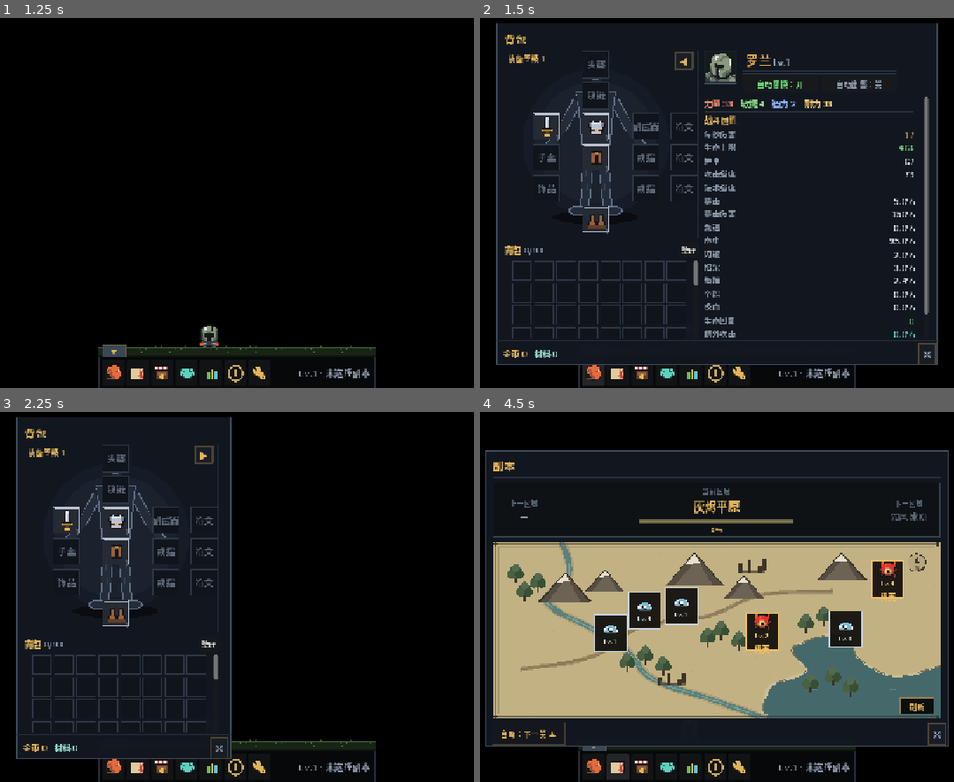
Above: before the commit, frames 1-4 (two rows, left to right).
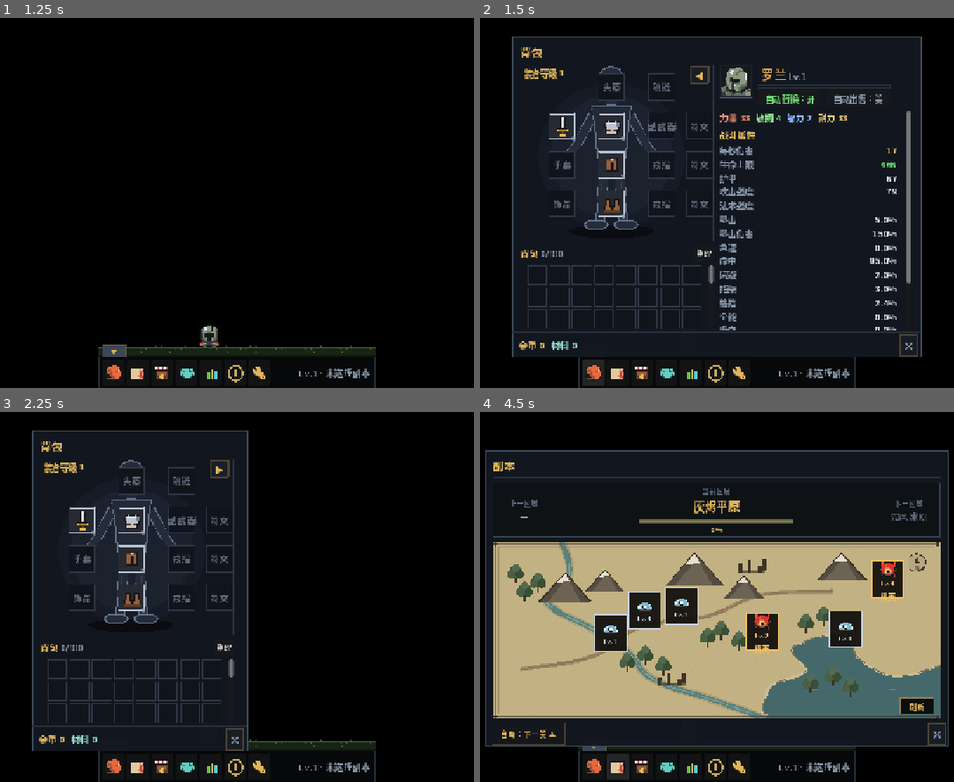
Above: after the commit, the same moments.

Repository: 958582184-dotcom/KeepForward
Game: Godot game, scene res://scenes/main.tscn
Same seed, same stepped clock (60 frames per second), same inputs: the game is played once before the commit and once after it.
Inputs (mouse positions are in pixels of both pictures, inside the frame that each line leads up to):
- Up to frame 1 (1.25 s): click "开始旅程" at 0.5 s
- Up to frame 2 (1.5 s): click (593, 373) at 1.27 s
- Up to frame 3 (2.25 s): click "◀" at 2 s
- Up to frame 4 (4.5 s): click "▶" at 2.75 s; click "整理" at 3.5 s; click (617, 767) at 4.27 s

Frame 1 is identical in both runs. In frame 2, 24% of the frame differs, in the area x 3-97%, y 1-94%; in frame 3, 16%; in frame 4, nothing differs.

Commit message:
Compact equipment layout and enlarge info text

Diff:
--- a/src/core/data.gd
+++ b/src/core/data.gd
@@ -2,7 +2,7 @@
 extends RefCounted
 
 const TITLE := "余烬行者"
-const VERSION := "0.41.0"
+const VERSION := "0.42.0"
 const SAVE_PATH := "user://ember_walker_save.json"
 const INVENTORY_SIZE := 100
 const MAX_LEVEL := 60
--- a/src/ui/item_slot.gd
+++ b/src/ui/item_slot.gd
@@ -44,19 +44,19 @@
 	_icon.texture_filter = CanvasItem.TEXTURE_FILTER_NEAREST
 	add_child(_icon)
 
-	_empty = UiKit.label("", 12, UiKit.COL_DIM)
+	_empty = UiKit.label("", 13, UiKit.COL_DIM)
 	_empty.mouse_filter = Control.MOUSE_FILTER_IGNORE
 	_empty.horizontal_alignment = HORIZONTAL_ALIGNMENT_CENTER
 	_empty.vertical_alignment = VERTICAL_ALIGNMENT_CENTER
 	_empty.set_anchors_and_offsets_preset(Control.PRESET_FULL_RECT)
 	add_child(_empty)
 
-	_ilvl = UiKit.label("", 10, UiKit.COL_MUTED)
+	_ilvl = UiKit.label("", 11, UiKit.COL_MUTED)
 	_ilvl.mouse_filter = Control.MOUSE_FILTER_IGNORE
 	_ilvl.horizontal_alignment = HORIZONTAL_ALIGNMENT_RIGHT
 	add_child(_ilvl)
 
-	_lock = UiKit.label("锁", 9, UiKit.COL_GOLD)
+	_lock = UiKit.label("锁", 10, UiKit.COL_GOLD)
 	_lock.mouse_filter = Control.MOUSE_FILTER_IGNORE
 	_lock.visible = false
 	add_child(_lock)
--- a/src/ui/paper_doll.gd
+++ b/src/ui/paper_doll.gd
@@ -3,7 +3,7 @@
 
 
 func _ready() -> void:
-	custom_minimum_size = Vector2(350, 340)
+	custom_minimum_size = Vector2(350, 320)
 	mouse_filter = Control.MOUSE_FILTER_IGNORE
 
 
@@ -71,7 +71,7 @@
 	draw_line(Vector2(146, 198), Vector2(150, 252), Color(0.26, 0.31, 0.38, 0.5), 1.0)
 	draw_line(Vector2(184, 198), Vector2(180, 252), Color(0.26, 0.31, 0.38, 0.5), 1.0)
 
-	draw_rect(Rect2(0.5, 0.5, 349, 339), Color(0.24, 0.29, 0.37, 0.55), false, 1.0)
+	draw_rect(Rect2(0.5, 0.5, 349, 319), Color(0.24, 0.29, 0.37, 0.55), false, 1.0)
 
 
 func _limb(a: Vector2, b: Vector2, width: float, fill: Color, rim: Color) -> void:
--- a/src/ui/windows/backpack_window.gd
+++ b/src/ui/windows/backpack_window.gd
@@ -4,20 +4,20 @@
 const EQ_CELL := 50
 const INV_CELL := 36
 const EQ_POS := {
-	"head": Vector2(140, 0),
-	"neck": Vector2(140, 56),
-	"main": Vector2(50, 112),
-	"chest": Vector2(140, 112),
-	"off": Vector2(230, 112),
-	"hands": Vector2(50, 168),
-	"legs": Vector2(140, 168),
-	"ring1": Vector2(230, 168),
-	"trinket": Vector2(50, 224),
-	"feet": Vector2(140, 280),
-	"ring2": Vector2(230, 224),
-	"rune1": Vector2(300, 112),
-	"rune2": Vector2(300, 168),
-	"rune3": Vector2(300, 224),
+	"head": Vector2(140, 16),
+	"neck": Vector2(230, 16),
+	"main": Vector2(50, 86),
+	"chest": Vector2(140, 86),
+	"off": Vector2(230, 86),
+	"hands": Vector2(50, 156),
+	"legs": Vector2(140, 156),
+	"ring1": Vector2(230, 156),
+	"trinket": Vector2(50, 226),
+	"feet": Vector2(140, 226),
+	"ring2": Vector2(230, 226),
+	"rune1": Vector2(300, 86),
+	"rune2": Vector2(300, 156),
+	"rune3": Vector2(300, 226),
 }
 
 var _tip: ItemTooltip
@@ -28,7 +28,7 @@
 
 func _init() -> void:
 	title = "背包"
-	window_size = Vector2(800, 600)
+	window_size = Vector2(740, 550)
 
 
 func _after_build() -> void:
@@ -51,11 +51,11 @@
 	if _menu != null:
 		_menu.hide()
 
-	_footer_left.add_child(UiKit.label("金币 %s" % UiKit.num(Game.gold), 11, UiKit.COL_GOLD))
-	_footer_left.add_child(UiKit.label("材料 %d" % Game.materials, 11, Color("#8fd3c7")))
+	_footer_left.add_child(UiKit.label("金币 %s" % UiKit.num(Game.gold), 12, UiKit.COL_GOLD))
+	_footer_left.add_child(UiKit.label("材料 %d" % Game.materials, 12, Color("#8fd3c7")))
 
 	var title_row := HBoxContainer.new()
-	title_row.add_child(UiKit.label("背包", 15, UiKit.COL_GOLD))
+	title_row.add_child(UiKit.label("背包", 16, UiKit.COL_GOLD))
 	title_row.add_child(UiKit.spacer())
 	box.add_child(title_row)
 
@@ -71,9 +71,9 @@
 	main.add_child(left)
 
 	var doll := PaperDoll.new()
-	doll.custom_minimum_size = Vector2(350, 340)
+	doll.custom_minimum_size = Vector2(350, 320)
 	left.add_child(doll)
-	var equip_lv := UiKit.label("装备等级 %d" % int(Game.compute_stats().get("ilvl", 1)), 10, UiKit.COL_GOLD)
+	var equip_lv := UiKit.label("装备等级 %d" % int(Game.compute_stats().get("ilvl", 1)), 11, UiKit.COL_GOLD)
 	equip_lv.position = Vector2(6, 4)
 	doll.add_child(equip_lv)
 	var toggle := UiKit.button("◀" if _stats_open else "▶", 12)
@@ -108,17 +108,17 @@
 	var inv_head := HBoxContainer.new()
 	inv_head.custom_minimum_size = Vector2(350, 22)
 	inv_head.add_theme_constant_override("separation", 5)
-	inv_head.add_child(UiKit.label("背包", 11, UiKit.COL_GOLD))
-	inv_head.add_child(UiKit.label("%d/%d" % [Game.inventory_count(), Data.INVENTORY_SIZE], 9, UiKit.COL_MUTED))
+	inv_head.add_child(UiKit.label("背包", 12, UiKit.COL_GOLD))
+	inv_head.add_child(UiKit.label("%d/%d" % [Game.inventory_count(), Data.INVENTORY_SIZE], 10, UiKit.COL_MUTED))
 	inv_head.add_child(UiKit.spacer())
-	var sort_btn := UiKit.button("整理", 9)
+	var sort_btn := UiKit.button("整理", 10)
 	sort_btn.custom_minimum_size = Vector2(34, 20)
 	sort_btn.pressed.connect(func(): Game.sort_inventory())
 	inv_head.add_child(sort_btn)
 	left.add_child(inv_head)
 
 	var inv_scroll := ScrollContainer.new()
-	inv_scroll.custom_minimum_size = Vector2(350, 140)
+	inv_scroll.custom_minimum_size = Vector2(350, 118)
 	inv_scroll.horizontal_scroll_mode = ScrollContainer.SCROLL_MODE_DISABLED
 	inv_scroll.vertical_scroll_mode = ScrollContainer.SCROLL_MODE_AUTO
 	left.add_child(inv_scroll)
@@ -146,7 +146,7 @@
 
 	# 右：人物 + 属性
 	var right := VBoxContainer.new()
-	right.custom_minimum_size = Vector2(400, 0)
+	right.custom_minimum_size = Vector2(340, 0)
 	right.size_flags_horizontal = Control.SIZE_EXPAND_FILL
 	right.add_theme_constant_override("separation", 6)
 
@@ -174,7 +174,7 @@
 	header.add_child(portrait)
 
 	var info := VBoxContainer.new()
-	info.custom_minimum_size = Vector2(280, 60)
+	info.custom_minimum_size = Vector2(240, 60)
 	info.add_theme_constant_override("separation", 4)
 	var char_head := HBoxContainer.new()
 	var name_pad := Control.new()
@@ -189,21 +189,21 @@
 	char_head.add_child(UiKit.spacer())
 	info.add_child(char_head)
 	var exp_bar := UiKit.progress(Game.exp, Game.exp_to_next(), 6, UiKit.COL_TEAL)
-	exp_bar.custom_minimum_size = Vector2(280, 6)
-	exp_bar.size = Vector2(280, 6)
+	exp_bar.custom_minimum_size = Vector2(240, 6)
+	exp_bar.size = Vector2(240, 6)
 	exp_bar.size_flags_horizontal = Control.SIZE_SHRINK_BEGIN
 	info.add_child(exp_bar)
 
 	var auto_row := HBoxContainer.new()
 	auto_row.add_theme_constant_override("separation", 6)
-	var auto_eq := UiKit.button("自动替换：%s" % ("开" if Game.auto_equip else "关"), 10)
-	auto_eq.custom_minimum_size = Vector2(0, 22)
+	var auto_eq := UiKit.button("自动替换：%s" % ("开" if Game.auto_equip else "关"), 11)
+	auto_eq.custom_minimum_size = Vector2(0, 24)
 	auto_eq.size_flags_horizontal = Control.SIZE_EXPAND_FILL
 	auto_eq.add_theme_color_override("font_color", UiKit.COL_GREEN if Game.auto_equip else UiKit.COL_MUTED)
 	auto_eq.pressed.connect(_toggle_auto_equip)
 	auto_row.add_child(auto_eq)
-	var auto_sell := UiKit.button("自动出售：%s" % ("开" if Game.auto_sell else "关"), 10)
-	auto_sell.custom_minimum_size = Vector2(0, 22)
+	var auto_sell := UiKit.button("自动出售：%s" % ("开" if Game.auto_sell else "关"), 11)
+	auto_sell.custom_minimum_size = Vector2(0, 24)
 	auto_sell.size_flags_horizontal = Control.SIZE_EXPAND_FILL
 	auto_sell.add_theme_color_override("font_color", UiKit.COL_GREEN if Game.auto_sell else UiKit.COL_MUTED)
 	auto_sell.pressed.connect(_toggle_auto_sell)
@@ -219,20 +219,20 @@
 	right.add_child(scroll)
 
 	var rv := VBoxContainer.new()
-	rv.custom_minimum_size = Vector2(380, 0)
+	rv.custom_minimum_size = Vector2(320, 0)
 	rv.add_theme_constant_override("separation", 3)
 	scroll.add_child(rv)
 
 	var prim_grid := GridContainer.new()
 	prim_grid.columns = 4
-	prim_grid.add_theme_constant_override("h_separation", 14)
+	prim_grid.add_theme_constant_override("h_separation", 10)
 	prim_grid.add_theme_constant_override("v_separation", 1)
 	rv.add_child(prim_grid)
 	for key in ["strength", "agility", "intellect", "stamina"]:
-		prim_grid.add_child(UiKit.label("%s %d" % [Data.PRIMARY_NAMES[key], int(stats.get(key, 0))], 11, UiKit.stat_color(key)))
+		prim_grid.add_child(UiKit.label("%s %d" % [Data.PRIMARY_NAMES[key], int(stats.get(key, 0))], 12, UiKit.stat_color(key)))
 
 	rv.add_child(UiKit.hsep())
-	rv.add_child(UiKit.label("战斗属性", 11, UiKit.COL_GOLD))
+	rv.add_child(UiKit.label("战斗属性", 12, UiKit.COL_GOLD))
 	var rows := [
 		["每秒伤害", UiKit.num(int(stats["dps"])), UiKit.COL_GOLD],
 		["生命上限", UiKit.num(int(stats["hp_max"])), UiKit.COL_GREEN],
@@ -272,13 +272,13 @@
 
 func _stat_row(name_text: String, value_text: String, color: Color) -> HBoxContainer:
 	var h := HBoxContainer.new()
-	h.custom_minimum_size = Vector2(380, 0)
+	h.custom_minimum_size = Vector2(320, 0)
 	h.mouse_filter = Control.MOUSE_FILTER_STOP
-	var name_label := UiKit.label(name_text, 10, UiKit.COL_MUTED)
+	var name_label := UiKit.label(name_text, 11, UiKit.COL_MUTED)
 	name_label.mouse_filter = Control.MOUSE_FILTER_IGNORE
 	h.add_child(name_label)
 	h.add_child(UiKit.spacer())
-	var v := UiKit.label(value_text, 11, color)
+	var v := UiKit.label(value_text, 12, color)
 	v.mouse_filter = Control.MOUSE_FILTER_IGNORE
 	v.horizontal_alignment = HORIZONTAL_ALIGNMENT_RIGHT
 	h.add_child(v)
@@ -287,7 +287,7 @@
 
 func _toggle_stats() -> void:
 	_stats_open = not _stats_open
-	resize_keep_origin(Vector2(800, 600) if _stats_open else Vector2(390, 600), true, true)
+	resize_keep_origin(Vector2(740, 550) if _stats_open else Vector2(390, 550), true, true)
 	refresh()
 
 
--- a/src/ui/windows/team_window.gd
+++ b/src/ui/windows/team_window.gd
@@ -212,7 +212,7 @@
 	box.add_child(head)
 	box.add_child(UiKit.hsep())
 	var holder := Control.new()
-	holder.custom_minimum_size = Vector2(350, 340)
+	holder.custom_minimum_size = Vector2(350, 320)
 	holder.size_flags_horizontal = Control.SIZE_SHRINK_CENTER
 	box.add_child(holder)
 	var doll := PaperDoll.new()
Binary file changed: shots/bag.png
Binary file changed: shots/inspect.png
Binary file added: shots/v420_bag.png
Binary file added: shots/v430_bag.png
Binary file added: shots/v430_inspect.png
